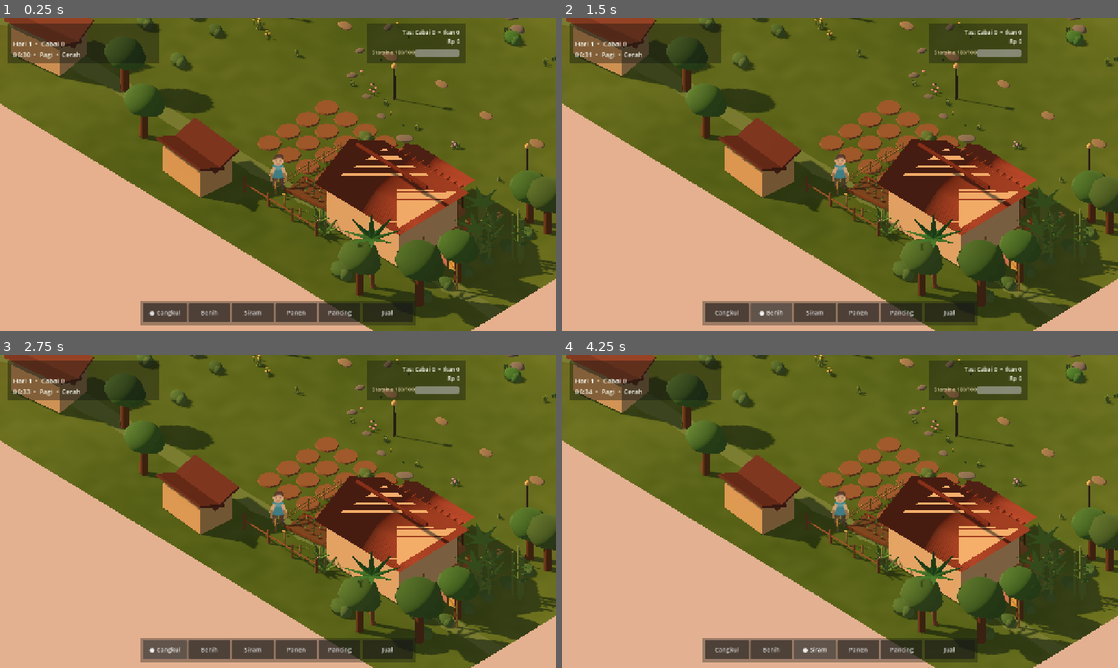
Above: before the commit, frames 1-4 (two rows, left to right).
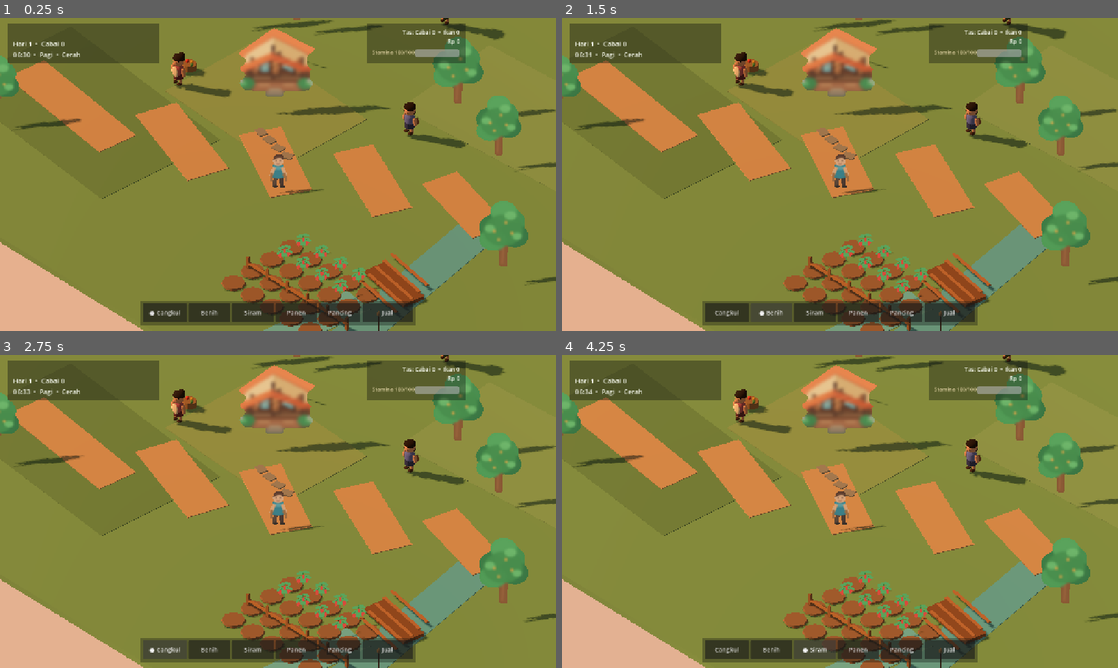
Above: after the commit, the same moments.

Repository: eneft/Lembah-sari
Game: Godot game, scene res://scenes/Main.tscn
Two runs of this game, one before a commit and one after it. Both use one fixed random seed, a clock stepped at 60 frames per second and the inputs below.
Inputs:
- Up to frame 1 (0.25 s): no input
- Up to frame 2 (1.5 s): click "● Cangkul" at 0.5 s; click "Benih" at 1.25 s
- Up to frame 3 (2.75 s): click "Cangkul" at 2 s
- Up to frame 4 (4.25 s): click "Siram" at 2.75 s; click "● Siram" at 3.5 s

The runs differ from the first frame. In frame 1, 90% of the frame differs, in the area x 0-100%, y 0-100%; in frame 2, 90%; in frame 3, 91%; in frame 4, 91%.

Commit message:
feat(2.5d): replace legacy visual stack with illustrated world

Diff:
--- a/scenes/Main.tscn
+++ b/scenes/Main.tscn
@@ -1,6 +1,6 @@
-[gd_scene load_steps=16 format=3]
+[gd_scene load_steps=12 format=3]
 
-[ext_resource type="Script" path="res://scripts/world_builder.gd" id="1"]
+[ext_resource type="Script" path="res://scripts/world_2p5d.gd" id="1"]
 [ext_resource type="PackedScene" path="res://scenes/Player.tscn" id="2"]
 [ext_resource type="PackedScene" path="res://ui/MobileControls.tscn" id="3"]
 [ext_resource type="Script" path="res://scripts/farm_manager.gd" id="4"]
@@ -9,18 +9,14 @@
 [ext_resource type="Script" path="res://scripts/inventory_manager.gd" id="7"]
 [ext_resource type="Script" path="res://scripts/activity_manager.gd" id="8"]
 [ext_resource type="Script" path="res://scripts/player_stats_manager.gd" id="9"]
-[ext_resource type="Script" path="res://scripts/concept_visual_layer.gd" id="10"]
-[ext_resource type="Script" path="res://scripts/concept_ground_layer.gd" id="11"]
-[ext_resource type="Script" path="res://scripts/concept_composition_v2.gd" id="12"]
-[ext_resource type="Script" path="res://scripts/presentation_manager.gd" id="13"]
-[ext_resource type="Script" path="res://scripts/vertical_slice_visual.gd" id="14"]
+[ext_resource type="Script" path="res://scripts/presentation_manager.gd" id="10"]
 
 [sub_resource type="Environment" id="Environment_main"]
 background_mode = 1
-background_color = Color(0.72, 0.84, 0.91, 1)
+background_color = Color(0.70, 0.84, 0.91, 1)
 ambient_light_source = 3
-ambient_light_color = Color(0.94, 0.88, 0.75, 1)
-ambient_light_energy = 0.78
+ambient_light_color = Color(0.95, 0.90, 0.78, 1)
+ambient_light_energy = 0.82
 
 [node name="Main" type="Node3D"]
 script = ExtResource("1")
@@ -29,22 +25,10 @@
 environment = SubResource("Environment_main")
 
 [node name="Sun" type="DirectionalLight3D" parent="."]
-rotation_degrees = Vector3(-48, -38, 0)
-light_color = Color(1, 0.87, 0.70, 1)
-light_energy = 1.05
+rotation_degrees = Vector3(-52, -36, 0)
+light_color = Color(1, 0.91, 0.77, 1)
+light_energy = 0.82
 shadow_enabled = true
-
-[node name="ConceptGroundLayer" type="Node3D" parent="."]
-script = ExtResource("11")
-
-[node name="ConceptVisualLayer" type="Node3D" parent="."]
-script = ExtResource("10")
-
-[node name="ConceptCompositionV2" type="Node3D" parent="."]
-script = ExtResource("12")
-
-[node name="VerticalSliceVisual" type="Node3D" parent="."]
-script = ExtResource("14")
 
 [node name="InventoryManager" type="Node" parent="."]
 script = ExtResource("7")
@@ -53,7 +37,7 @@
 script = ExtResource("9")
 
 [node name="Player" parent="." instance=ExtResource("2")]
-position = Vector3(8.0, 0.2, 15.0)
+position = Vector3(0.0, 0.2, 4.0)
 
 [node name="FarmManager" type="Node3D" parent="."]
 script = ExtResource("4")
Not shown: 1 places in scenes/Main.tscn that only renumber resources
